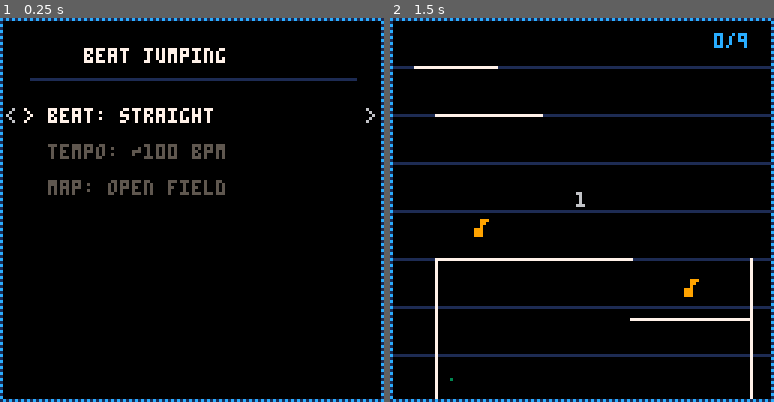
Above: before the commit, frames 1-2 (left to right).
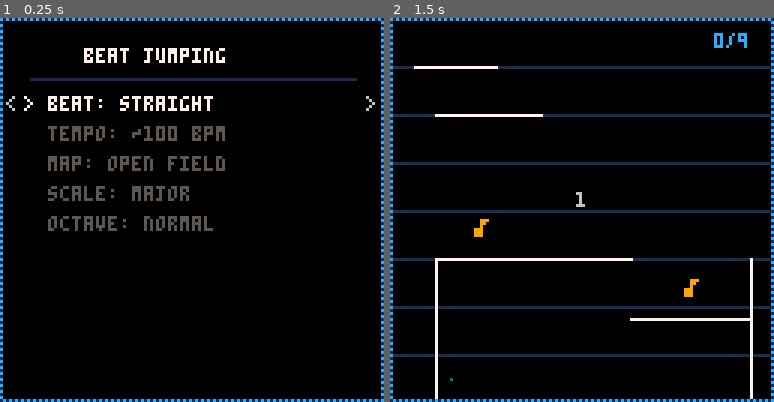
Above: after the commit, the same moments.

Repository: francoislg/pico-beatjumping
Game: PICO-8 cartridge beatjumping.p8
The game is run twice, just before and just after one commit, with the same random seed, the same clock (stepped at 60 frames per second) and the same inputs.
Inputs:
- Up to frame 1 (0.25 s): no input
- Up to frame 2 (1.5 s): tap X (X key) at 0.33, 1.07 s; tap O (Z key) at 0.7 s

The runs differ from the first frame. In frame 1, 5.1% of the frame differs, in the area x 1-98%, y 20-56%; in frame 2, nothing differs.

Commit message:
Other scales, octave selection, winning chime

Diff:
--- a/beatjumping.p8
+++ b/beatjumping.p8
@@ -200,7 +200,7 @@
   play_coin = function(self, y)
     local si = 5
     memset(saddr(si), 0, 68)
-    local p = 36 + SCALES.major[mid(1, (8 - ceil(y / 16)) + 1, 8)]
+    local p = 36 + current_scale[mid(1, (8 - ceil(y / 16)) + 1, 8)] + octave_offset
     local n1 = nval(p, 5, 5)
     local n2 = nval(p + 7, 5, 4, 5)
     poke(saddr(si), n1 % 256, flr(n1 / 256))
@@ -217,6 +217,7 @@
         self:spawn_wave()
       else
         self.complete = true
+        play_scale_run(current_scale, octave_offset, 6, 8)
       end
     end
   end,
@@ -515,21 +516,21 @@
   end,
   -- get scale degree, wrapping into next octave
   scale_at = function(self, n)
-    if (n <= 8) return SCALES.major[n]
-    return SCALES.major[n - 7] + 12
+    if (n <= 8) return current_scale[n]
+    return current_scale[n - 7] + 12
   end,
   jump_sfx = function(self)
-    jump_note:play_at_pitch(SCALES.major[self.lastNote], 2)
+    jump_note:play_at_pitch(current_scale[self.lastNote] + octave_offset, 2)
   end,
   -- btn 4: short pluck (triangle, single note)
   pluck_sfx = function(self)
-    local p = 24 + SCALES.major[self.lastNote]
+    local p = 24 + current_scale[self.lastNote] + octave_offset
     self:play_note(3, p, 1, 5, 5, 4, 2)
   end,
   -- btn 5: arpeggio chord from scale (square wave)
   flourish_sfx = function(self)
     local n = self.lastNote
-    local base = 24
+    local base = 24 + octave_offset
     local pitches = {
       base + self:scale_at(n),
       base + self:scale_at(n + 2),
@@ -539,7 +540,7 @@
     self:play_chord(4, pitches, 3, 5, 2, 3)
   end,
   spike_sfx = function(self, note)
-    spike_note:play_at_pitch(flr(SCALES.major[note] / 2), 2)
+    spike_note:play_at_pitch(flr(current_scale[note] / 2) + octave_offset, 2)
   end,
   draw = function(self)
     pset(self.x, self.y, 3)
--- a/src/beat.lua
+++ b/src/beat.lua
@@ -49,8 +49,30 @@
 }
 
 SCALES = {
-  major = { 0, 2, 4, 5, 7, 9, 11, 12 }
+  { name="major",      notes={ 0, 2, 4, 5, 7, 9, 11, 12 } },
+  { name="minor",      notes={ 0, 2, 3, 5, 7, 8, 10, 12 } },
+  { name="phrygian",   notes={ 0, 1, 3, 5, 7, 8, 10, 12 } },
+  { name="pentatonic", notes={ 0, 2, 4, 7, 9, 12, 14, 16 } },
+  { name="blues",      notes={ 0, 3, 5, 6, 7, 10, 12, 15 } },
+  { name="diminished", notes={ 0, 2, 3, 5, 6, 8, 9, 11 } },
+  { name="whole tone", notes={ 0, 2, 4, 6, 8, 10, 12, 14 } },
 }
+current_scale = SCALES[1].notes
+octave_offset = 0
+
+-- play a scale run on SFX slot 5, channel 2
+-- scale: notes table, oct: octave offset, spd: speed, count: how many notes
+function play_scale_run(scale, oct, spd, count)
+  local si = 5
+  local n = count or #scale
+  memset(saddr(si), 0, 68)
+  for i = 1, n do
+    local val = nval(24 + scale[((i-1) % #scale) + 1] + oct, 1, 4)
+    poke(saddr(si) + (i - 1) * 2, val % 256, flr(val / 256))
+  end
+  poke(saddr(si) + 64, 0, spd or 8, n, 0)
+  sfx(si, 2)
+end
 
 beat = {
   speed = 18,
--- a/src/menu.lua
+++ b/src/menu.lua
@@ -1,8 +1,10 @@
 menu_state = {
-  sel = 0,        -- 0=beat, 1=speed, 2=map
+  sel = 0,        -- 0=beat, 1=speed, 2=map, 3=scale, 4=octave
   sel_beat = 0,
   sel_speed = 18,
   sel_map = 1,
+  sel_scale = 1,
+  sel_octave = 0, -- -1, 0, +1
   prev_beat = -1,
   prev_speed = -1,
 
@@ -13,7 +15,7 @@
 
   update = function(self)
     if btnp(2) then self.sel = max(0, self.sel - 1) end
-    if btnp(3) then self.sel = min(2, self.sel + 1) end
+    if btnp(3) then self.sel = min(4, self.sel + 1) end
 
     if self.sel == 0 then
       if btnp(0) then self.sel_beat = (self.sel_beat - 1) % 15 end
@@ -24,6 +26,17 @@
     elseif self.sel == 2 then
       if btnp(0) then self.sel_map = (self.sel_map - 2) % #maps + 1 end
       if btnp(1) then self.sel_map = self.sel_map % #maps + 1 end
+    elseif self.sel == 3 then
+      if btnp(0) then self.sel_scale = (self.sel_scale - 2) % #SCALES + 1 end
+      if btnp(1) then self.sel_scale = self.sel_scale % #SCALES + 1 end
+    elseif self.sel == 4 then
+      if btnp(0) then self.sel_octave = max(-1, self.sel_octave - 1) end
+      if btnp(1) then self.sel_octave = min(1, self.sel_octave + 1) end
+    end
+
+    -- preview scale/octave on change
+    if (self.sel == 3 or self.sel == 4) and (btnp(0) or btnp(1)) then
+      play_scale_run(SCALES[self.sel_scale].notes, self.sel_octave * 12, 8, 8)
     end
 
     -- rebuild preview on change
@@ -39,6 +52,8 @@
 
     -- start game
     if btnp(4) or btnp(5) then
+      current_scale = SCALES[self.sel_scale].notes
+      octave_offset = self.sel_octave * 12
       countdown_state:start(self.sel_beat, self.sel_speed, self.sel_map)
     end
   end,
@@ -51,13 +66,16 @@
     print("beat jumping", 28, 10, 7)
     line(10, 20, 118, 20, 1)
 
+    local oct_label = self.sel_octave == 0 and "normal" or (self.sel_octave > 0 and "+"..self.sel_octave or tostr(self.sel_octave))
     local labels = {
       "beat: "..cfg.name,
       "tempo: ~"..bpm.." bpm",
       "map: "..maps[self.sel_map].name,
+      "scale: "..SCALES[self.sel_scale].name,
+      "octave: "..oct_label,
     }
-    for i = 0, 2 do
-      local y = 30 + i * 12
+    for i = 0, 4 do
+      local y = 26 + i * 10
       local c = (i == self.sel) and 7 or 5
       local pre = (i == self.sel) and "> " or "  "
       print(pre..labels[i + 1], 8, y, c)
@@ -67,8 +85,8 @@
       end
     end
 
-    if t() % 1 > 0.5 then
-      print("o/x to start", 34, 70, 10)
+    if beat.march == 0 then
+      print("o/x to start", 34, 86, 10)
     end
 
     fillp(0x5A5A)
Not shown, changed: public/index.js
Not shown, changed: readme.md
